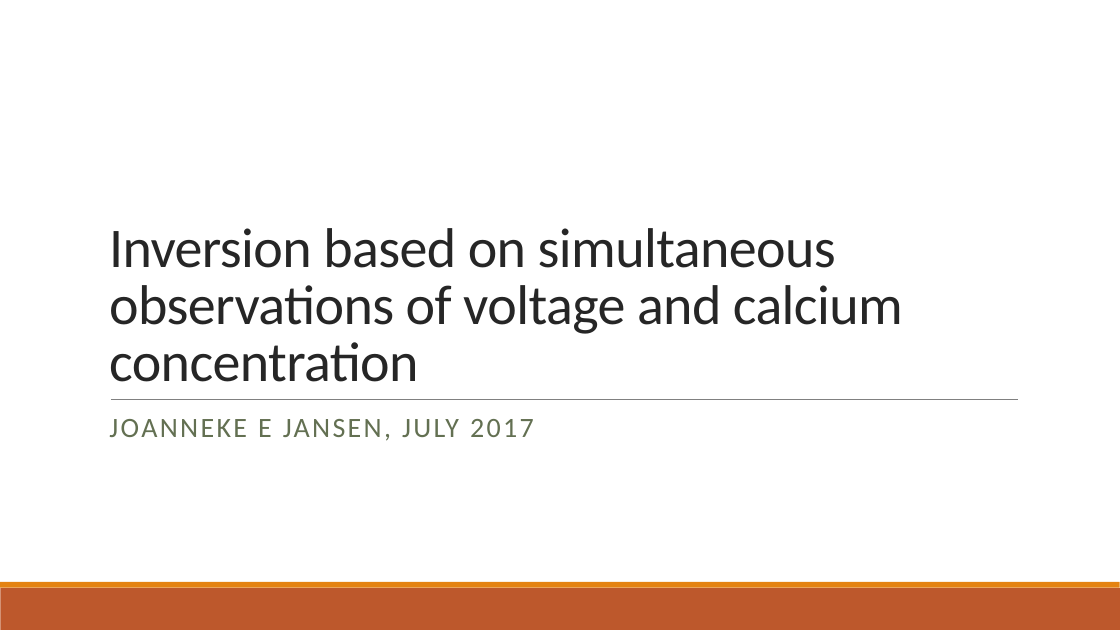
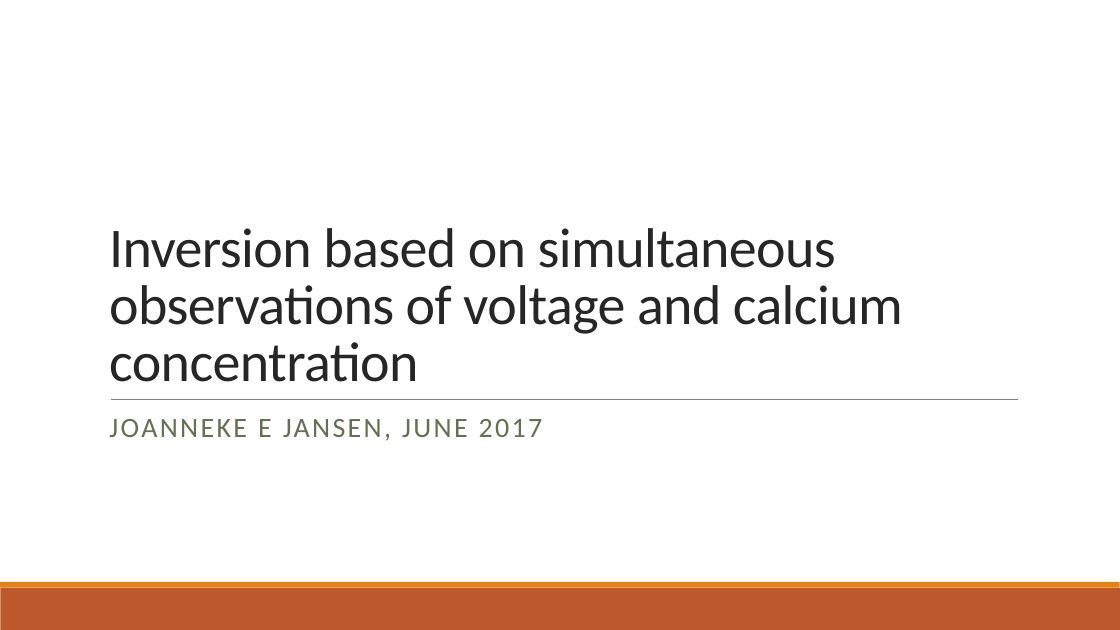
Before and after one commit to JoannekeJansen/SABS_first_project, a slide deck: slide 1 of final.pptx. Drawn at 1120x630 pixels with LibreOffice and Linux fonts; fonts in the diff are those of the drawing. Boxes give left, top, right and bottom in pixels: in the first picture for what was removed or moved away, otherwise in the second. Text is boxed around its words. In the diff, an @@ line names an element or a change of style, - is before the commit and + after.

```diff
--- a/final.pptx
+++ b/final.pptx
@@ subtitle at <box>109,419,543,441</box>: text changed @@
-JOANNEKE E JANSEN, JULY 2017
+JOANNEKE E JANSEN, JUNE 2017
```
Also in this commit, not shown: 49 other files.
